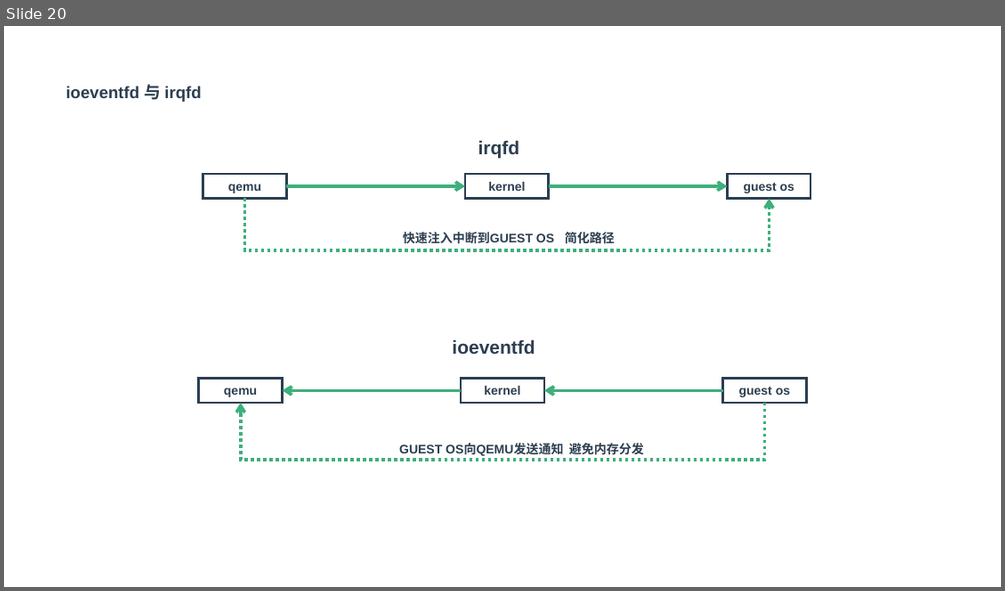
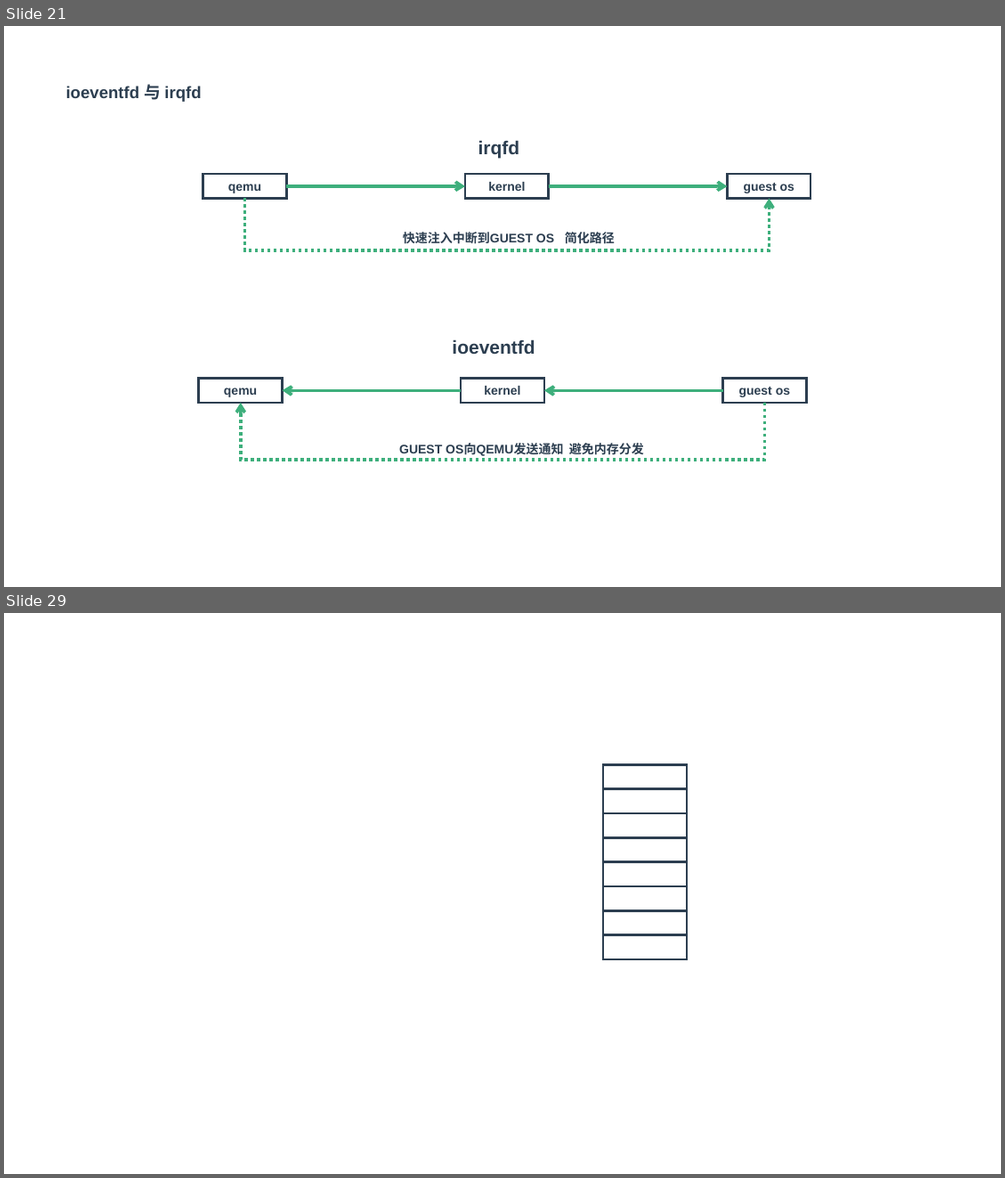
Before and after one commit to zaiqiang-dong/zaiqiang, a slide deck: picture/qemu/qemu.pptx. Shown one above the other, each under a label of ours: slide 20 before the commit, slides 21 and 29 after it; the slides between them are not shown. The pictures are 1005x591 and 1005x1178 pixels, drawn with LibreOffice and Linux fonts; fonts in the diff are those of the drawing. Boxes give left, top, right and bottom in pixels: in the first picture for what was removed or moved away, otherwise in the second. Text is boxed around its words. In the diff, an @@ line names an element or a change of style, - is before the commit and + after.

```diff
--- a/picture/qemu/qemu.pptx
+++ b/picture/qemu/qemu.pptx
@@ slide 29 added at [4, 613, 1001, 1174], background #FFFFFF @@
@@ rectangle added at [603, 765, 687, 789], outline #2C3E50 2.25 pt @@
@@ rectangle added at [603, 788, 687, 813], outline #2C3E50 2.25 pt @@
@@ rectangle added at [603, 813, 687, 838], outline #2C3E50 2.25 pt @@
@@ rectangle added at [603, 837, 687, 862], outline #2C3E50 2.25 pt @@
@@ rectangle added at [603, 862, 687, 887], outline #2C3E50 2.25 pt @@
@@ rectangle added at [603, 887, 687, 911], outline #2C3E50 2.25 pt @@
@@ rectangle added at [603, 910, 687, 935], outline #2C3E50 2.25 pt @@
@@ rectangle added at [603, 935, 687, 960], outline #2C3E50 2.25 pt @@
@@ what was slide 20 is now slide 21 @@
```
Also in this commit, not shown: 4 slides changed, 8 other slides added, 4 slides removed, 19 other files.
